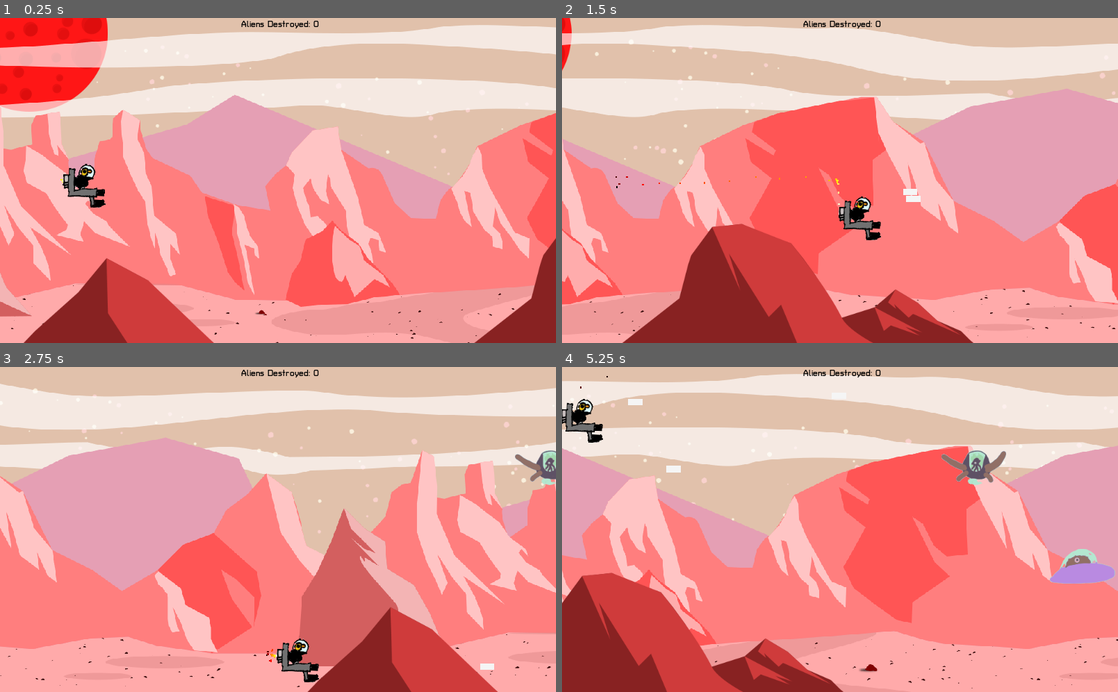
Above: before the commit, frames 1-4 (two rows, left to right).
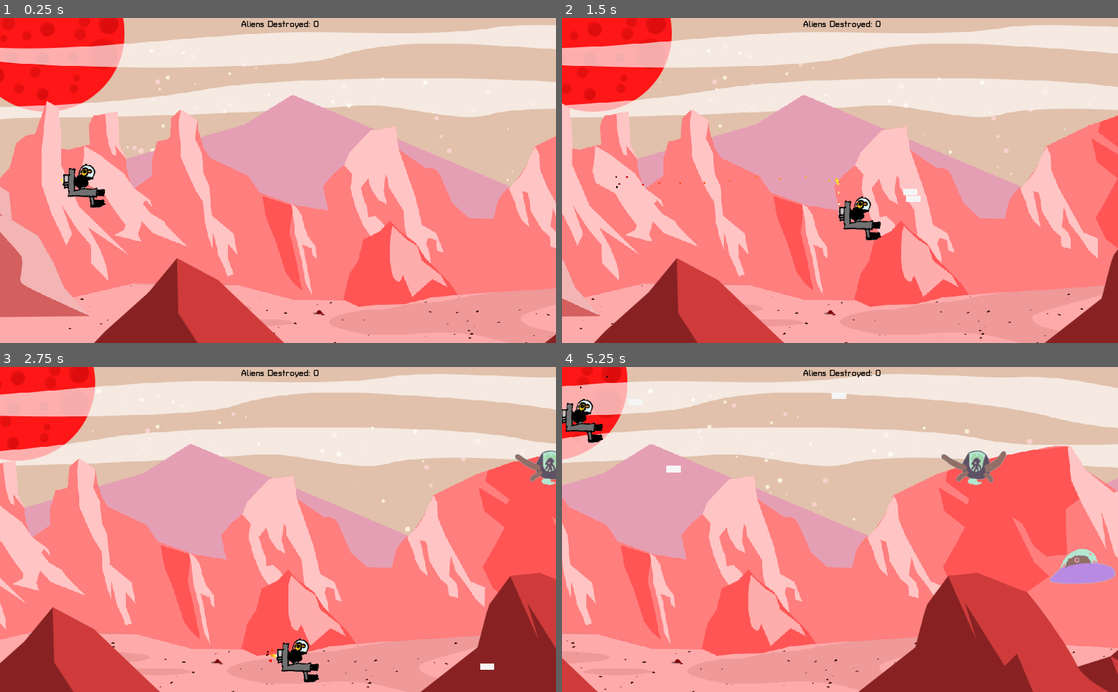
Above: after the commit, the same moments.

Repository: the-g-force/FamJam-January2021
Game: Godot game, scene res://src/Level.tscn
Two runs of this game, one before a commit and one after it. Both use one fixed random seed, a clock stepped at 60 frames per second and the inputs below.
Inputs:
- Up to frame 1 (0.25 s): no input
- Up to frame 2 (1.5 s): tap Enter at 0.5 s; hold D (move_right) 0.53-1.28 s; tap Space (fire) at 0.6, 1.35 s; hold S (move_down) from 1.28 s (still down)
- Up to frame 3 (2.75 s): release S (move_down) at 2.03 s; hold D (move_right) from 2.03 s (still down); tap Space (fire) at 2.1 s
- Up to frame 4 (5.25 s): release D (move_right) at 2.78 s; hold W (move_up) 2.78-3.53 s; tap Space (fire) every 0.75 s from 2.85 to 5.1 s; hold A (move_left) 3.53-5.03 s; hold S (move_down) from 5.03 s (still down)

The runs differ from the first frame. In frame 1, 47% of the frame differs, in the area x 0-100%, y 0-100%; in frame 2, 65%; in frame 3, 62%; in frame 4, 64%.

Commit message:
Return to normal background scrolling speed

Diff:
--- a/project/src/Level.tscn
+++ b/project/src/Level.tscn
@@ -12,7 +12,6 @@
 
 [node name="Level" type="Node2D"]
 script = ExtResource( 2 )
-background_scroll_speed = 500.0
 
 [node name="ParallaxBackground" type="ParallaxBackground" parent="."]
 
